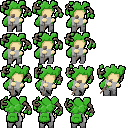
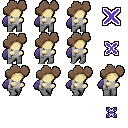
Two versions of the same layered image (128×128). Layer-by-layer changes:
added layer "PlayerNormal" above "Capa 13 copia 5" over [0, 0, 126, 128]
added layer "Capa 13 copia 5" above "Nieve" over [102, 7, 121, 118]
hid group "Planta" (53 layers) over [0, 0, 126, 128]
